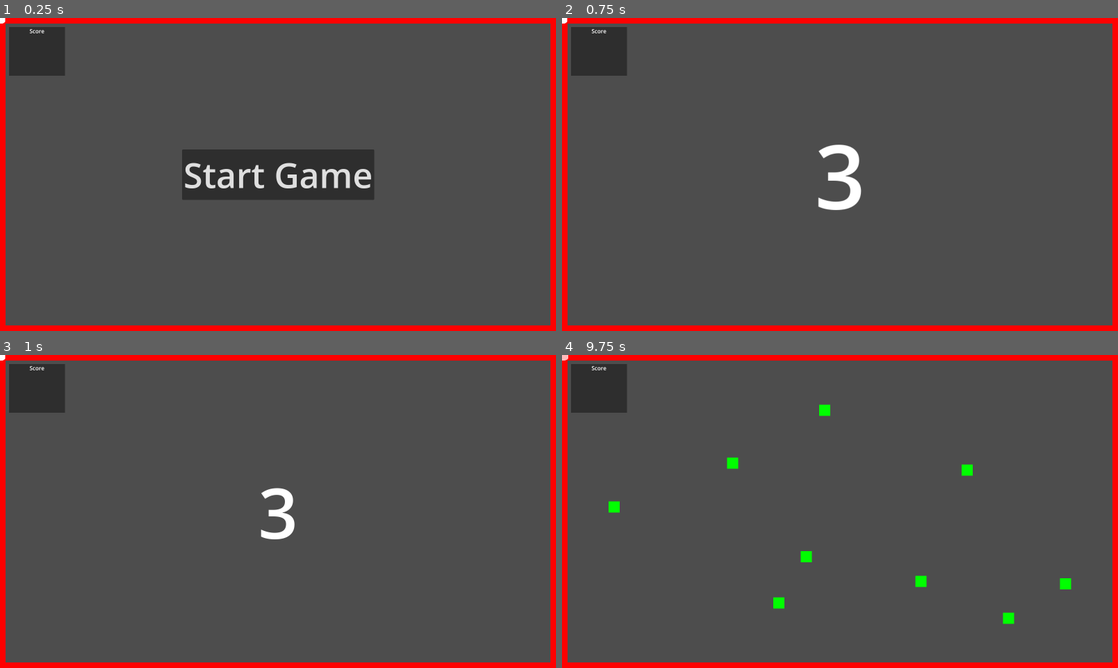
Above: before the commit, frames 1-4 (two rows, left to right).
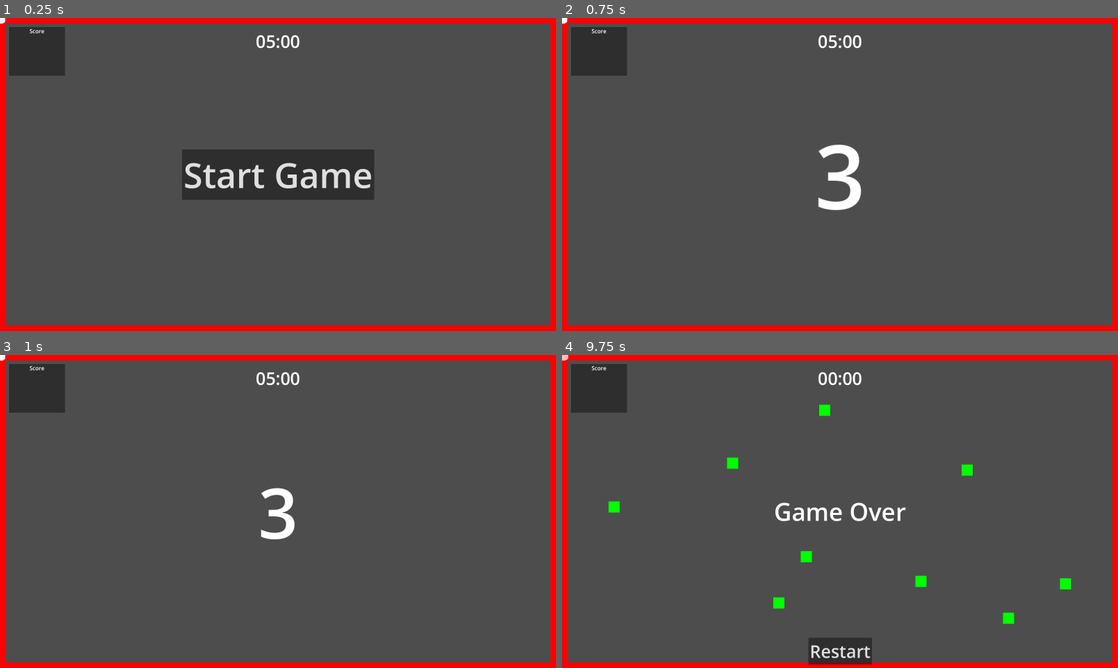
Above: after the commit, the same moments.

Repository: Ozymandias1/godot_snake_game
Game: Godot game, scene res://Scenes/Templates/game_level.tscn
Two runs of this game, one before a commit and one after it. Both use one fixed random seed, a clock stepped at 60 frames per second and the inputs below. This scene is started directly instead of the project's main scene.
Inputs (mouse positions are in pixels of both pictures, inside the frame that each line leads up to):
- Up to frame 1 (0.25 s): no input
- Up to frame 2 (0.75 s): click "Start Game" at 0.5 s
- Up to frame 3 (1 s): no input
- Up to frame 4 (9.75 s): tap Enter at 1.25, 5, 7.25 s; move the mouse to (962, 495) at 1.27 s; hold D (Steer Right) 1.28-2.03 s; hold W (Boost) 1.28-2.03 s; click (962, 495) at 1.42 s; move the mouse to (728, 527) at 2.02 s; hold A (Steer Left) 2.03-2.78 s; tap T (TestKey) every 1.5 s from 2.1 to 9.6 s; move the mouse to (895, 442) at 2.77 s; hold W (Boost) 2.78-3.53 s; hold D (Steer Right) 2.78-4.28 s; tap Space at 3.5, 6.5, 8 s; move the mouse to (812, 574) at 3.52 s; click (812, 574) at 3.67 s; move the mouse to (1006, 558) at 4.27 s; hold W (Boost) 4.28-5.03 s; hold A (Steer Left) 4.28-6.53 s; move the mouse to (673, 464) at 5.02 s; move the mouse to (867, 511) at 5.77 s; hold W (Boost) 5.78-6.53 s; click (867, 511) at 5.92 s; move the mouse to (756, 433) at 6.52 s; hold D (Steer Right) 6.53-8.78 s; move the mouse to (962, 495) at 7.27 s; hold W (Boost) 7.28-8.03 s; move the mouse to (728, 527) at 8.02 s; click (728, 527) at 8.17 s; move the mouse to (895, 442) at 8.77 s; hold W (Boost) 8.78-9.53 s; hold A (Steer Left) from 8.78 s (still down); move the mouse to (812, 574) at 9.52 s

The runs differ from the first frame. In frame 1, 0.2% of the frame differs, in the area x 46-54%, y 5-10%; in frame 2, 0.2%; in frame 3, 0.2%; in frame 4, 1.6%, in the area x 38-62%, y 5-99%.
Error in both runs: Invalid access to property or key 'name' on a base object of type 'Dictionary'. (res://Scripts/Player.gd:35)

Commit message:
게임 종료 처리, 점수 텍스트 rpc호출로 변경

Diff:
--- a/Scenes/Templates/game_level.tscn
+++ b/Scenes/Templates/game_level.tscn
@@ -22,6 +22,17 @@
 properties/4/path = NodePath("LabelTimerRoot/LabelTimer:modulate")
 properties/4/spawn = true
 properties/4/replication_mode = 1
+properties/5/path = NodePath("LabelRemainTime:text")
+properties/5/spawn = true
+properties/5/replication_mode = 1
+
+[sub_resource type="SceneReplicationConfig" id="SceneReplicationConfig_b7ans"]
+properties/0/path = NodePath(".:visible")
+properties/0/spawn = true
+properties/0/replication_mode = 1
+properties/1/path = NodePath("LabelResultScore:text")
+properties/1/spawn = true
+properties/1/replication_mode = 1
 
 [node name="GameLevel" type="Node"]
 script = ExtResource("1_crwjw")
@@ -139,6 +150,68 @@
 spawn_path = NodePath("../Container")
 script = ExtResource("6_iuqw8")
 
+[node name="LabelRemainTime" type="Label" parent="UI"]
+layout_mode = 1
+anchors_preset = 5
+anchor_left = 0.5
+anchor_right = 0.5
+offset_left = -20.5
+offset_top = 32.0
+offset_right = 20.5
+offset_bottom = 55.0
+grow_horizontal = 2
+theme_override_font_sizes/font_size = 50
+text = "05:00"
+horizontal_alignment = 1
+
+[node name="GameplayTimer" type="Timer" parent="UI/LabelRemainTime"]
+
+[node name="Result" type="Control" parent="UI"]
+visible = false
+layout_mode = 1
+anchors_preset = 15
+anchor_right = 1.0
+anchor_bottom = 1.0
+grow_horizontal = 2
+grow_vertical = 2
+
+[node name="LabelResultScore" type="Label" parent="UI/Result"]
+layout_mode = 1
+anchors_preset = 8
+anchor_left = 0.5
+anchor_top = 0.5
+anchor_right = 0.5
+anchor_bottom = 0.5
+offset_left = -20.0
+offset_top = -11.5
+offset_right = 20.0
+offset_bottom = 11.5
+grow_horizontal = 2
+grow_vertical = 2
+theme_override_font_sizes/font_size = 70
+horizontal_alignment = 1
+
+[node name="BtnRestart" type="Button" parent="UI/Result"]
+layout_mode = 1
+anchors_preset = 7
+anchor_left = 0.5
+anchor_top = 1.0
+anchor_right = 0.5
+anchor_bottom = 1.0
+offset_left = -91.5
+offset_top = -87.0
+offset_right = 91.5
+offset_bottom = -10.0
+grow_horizontal = 2
+grow_vertical = 0
+theme_override_font_sizes/font_size = 50
+text = "Restart"
+
+[node name="ResultSynchronizer" type="MultiplayerSynchronizer" parent="UI"]
+root_path = NodePath("../Result")
+replication_config = SubResource("SceneReplicationConfig_b7ans")
+
 [connection signal="timeout" from="FoodSpawner/Timer" to="FoodSpawner" method="_on_timer_timeout"]
 [connection signal="pressed" from="UI/BtnStartGame" to="." method="_on_btn_start_game_pressed"]
 [connection signal="timeout" from="UI/StartGameTimer" to="." method="_on_start_game_timer_timeout"]
+[connection signal="timeout" from="UI/LabelRemainTime/GameplayTimer" to="." method="_on_gameplay_timer_timeout"]
--- a/Scripts/GameLevel.gd
+++ b/Scripts/GameLevel.gd
@@ -9,10 +9,15 @@
 @onready var start_game_timer: Timer = $UI/StartGameTimer
 @onready var food_spawn_timer: Timer = $FoodSpawner/Timer
 @onready var score_board_item_spawner: MultiplayerSpawner = $UI/ScoreBoard/ScoreBoardItemSpawner
+@onready var label_remain_time: Label = $UI/LabelRemainTime
+@onready var gameplay_timer: Timer = $UI/LabelRemainTime/GameplayTimer
+@onready var result: Control = $UI/Result
+@onready var label_result_score: Label = $UI/Result/LabelResultScore
 
 var start_game_remain_time: int = 4
 var remain_time_tween: Tween = null
 var scores: Dictionary = {}
+var remain_time_seconds: int = 5# * 60
 
 # 시작
 func _ready() -> void:
@@ -20,7 +25,7 @@
 	var viewport_rect = get_viewport().size
 	label_timer_root.global_position = Vector2(viewport_rect.x * 0.5, viewport_rect.y * 0.5)
 
-	# 시작버튼 숨김
+	# 서버가 아닐 경우 시작버튼 숨김
 	btn_start_game.visible = multiplayer.is_server()
 
 	# 서버일경우
@@ -93,6 +98,14 @@
 func _start_game() -> void:
 	for player in players.get_children():
 		player.start_move()
+	gameplay_timer.start()
+
+# 게임 중지
+@rpc("any_peer", "call_local")
+func _stop_game() -> void:
+	for player in players.get_children():
+		player.stop_move()
+	gameplay_timer.stop()
 
 # 플레이어 머리 충돌 처리
 func _on_player_head_area2d_entered(peer_id: int, player: Player, other: Area2D) -> void:
@@ -121,3 +134,20 @@
 	player.add_body.rpc_id(peer_id, true)
 	await get_tree().create_timer(0.1).timeout
 	player.start_move.rpc()
+
+# 게임플레이 타이머
+func _on_gameplay_timer_timeout() -> void:
+	remain_time_seconds -= 1
+
+	if remain_time_seconds == 0:
+		label_result_score.text = "Game Over"
+		var results: Array[ScoreBoardItem] = score_board_item_spawner.get_results()
+		for item in results:
+			label_result_score.text += "\n" + item.get_score_text()
+		result.visible = true
+		self._stop_game.rpc()
+
+	var seconds = remain_time_seconds % 60
+	var minutes = (int)(remain_time_seconds / 60.0) % 60
+	var timer_string = "%02d:%02d" % [minutes, seconds] # 텍스트를 분:초 형식으로 표현
+	label_remain_time.text = timer_string
--- a/Scripts/Player.gd
+++ b/Scripts/Player.gd
@@ -79,6 +79,15 @@
 	for i in range(1, self.body_list.size()):
 		self.body_list[i].get_node("FollowComponent").process_mode = Node.PROCESS_MODE_INHERIT
 
+# 플레이어 이동, 조작 중지
+@rpc("any_peer", "call_local")
+func stop_move() -> void:
+	self._set_control_process_mode(Node.PROCESS_MODE_DISABLED)
+	self._set_collision_disable(true)
+
+	for i in range(1, self.body_list.size()):
+		self.body_list[i].get_node("FollowComponent").process_mode = Node.PROCESS_MODE_DISABLED
+
 # 머리 area2d 충돌 처리
 func _on_head_area2d_entered(other_area: Area2D) -> void:
 	on_player_head_area2d_entered.emit(self.name.to_int(), self, other_area)
--- a/Scripts/ScoreBoardItem.gd
+++ b/Scripts/ScoreBoardItem.gd
@@ -1,11 +1,19 @@
 # ScoreBoardItem.gd
 extends HBoxContainer
 class_name ScoreBoardItem
+
+var score: int = 0
 
 # 플레이어 이름 설정
 func set_player_name(player_name: String) -> void:
 	$PlayerName.text = player_name
 
 # 점수 텍스트 설정
-func set_score(score: int) -> void:
-	$Score.text = str(score)
+@rpc("any_peer", "call_local")
+func set_score(_score: int) -> void:
+	self.score = _score
+	$Score.text = str(self.score)
+
+# 점수, 플레이어 텍스트 얻기
+func get_score_text() -> String:
+	return $Score.text + ", " + $PlayerName.text
--- a/Scripts/ScoreBoardItemSpawner.gd
+++ b/Scripts/ScoreBoardItemSpawner.gd
@@ -22,4 +22,18 @@
 # 점수 설정
 func set_score(peer_id: int, score: int) -> void:
 	var target: ScoreBoardItem = container.get_node(str(peer_id))
-	target.set_score(score)
+	target.set_score.rpc(score)
+
+# 결과 얻기(점수 큰 순서로)
+func get_results() -> Array[ScoreBoardItem]:
+	var score_items: Array[ScoreBoardItem] = []
+	for child in container.get_children():
+		if is_instance_of(child, ScoreBoardItem):
+			score_items.append(child)
+
+	score_items.sort_custom(
+		func (a: ScoreBoardItem, b: ScoreBoardItem):
+			return a.score > b.score
+	)
+
+	return score_items
Not shown: 1 places in Scenes/Templates/game_level.tscn that only renumber resources
